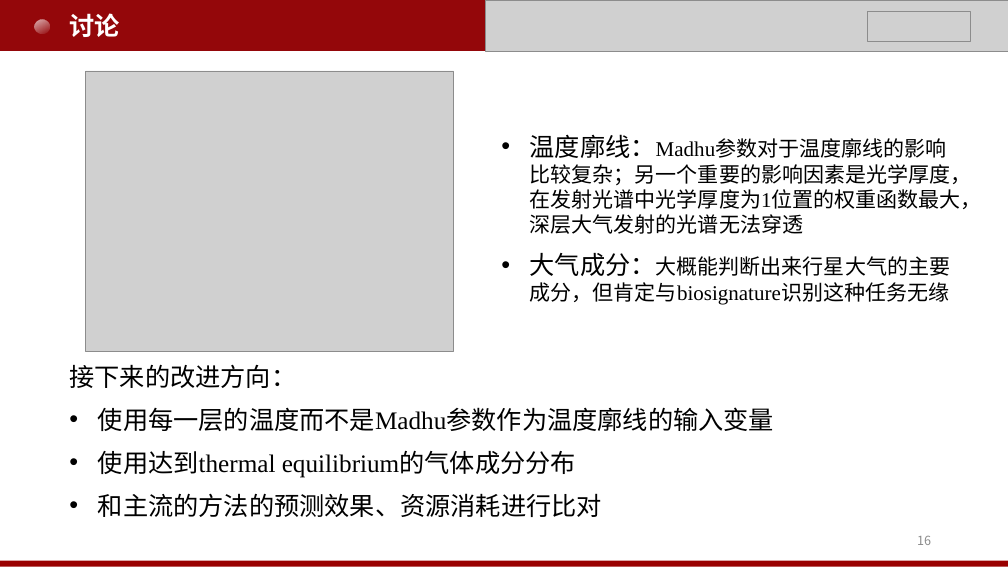
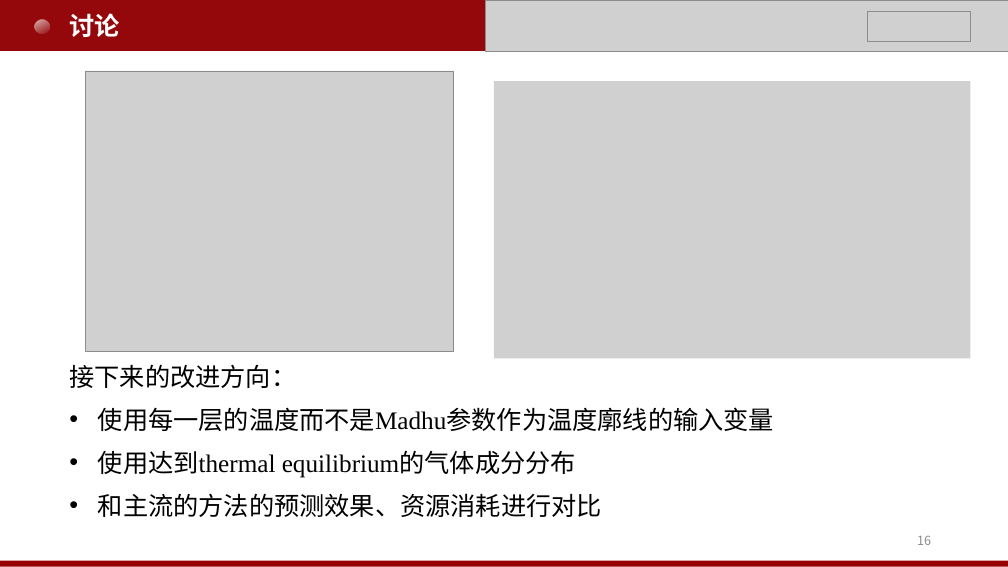
Before and after one commit to WYL-PKU/WYL-PKU.github.io, a slide deck: slide 16 of pdf/PASRML/王艺霖_基于机器学习的行星大气光谱反演.pptx. Drawn at 1008x567 pixels with LibreOffice and Linux fonts; fonts in the diff are those of the drawing; grey boxes stand for pictures. Boxes give left, top, right and bottom in pixels: in the first picture for what was removed or moved away, otherwise in the second. Text is boxed around its words. In the diff, an @@ line names an element or a change of style, - is before the commit and + after.

```diff
--- a/pdf/PASRML/王艺霖_基于机器学习的行星大气光谱反演.pptx
+++ b/pdf/PASRML/王艺霖_基于机器学习的行星大气光谱反演.pptx
@@ picture added at [494,81,970,358] @@
@@ text removed at [530,134,982,305] @@
-• 温度廓线：Madhu参数对于温度廓线的影响比较复杂；另一个重要的影响因素是光学厚度，在发射光谱中光学厚度为1位置的权重函数最大，深层大气发射的光谱无法穿透
-• 大气成分：大概能判断出来行星大气的主要成分，但肯定与biosignature识别这种任务无缘
@@ text at [98,493,602,517]: text changed @@
-• 和主流的方法的预测效果、资源消耗进行比对
+• 和主流的方法的预测效果、资源消耗进行对比
```
Also in this commit, not shown: 8 other slides changed, 2 other files.
